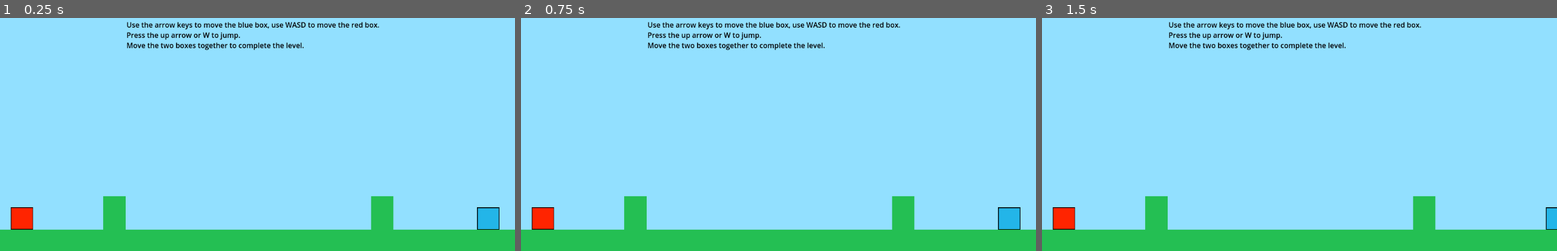
Above: before the commit, frames 1-3 (left to right).
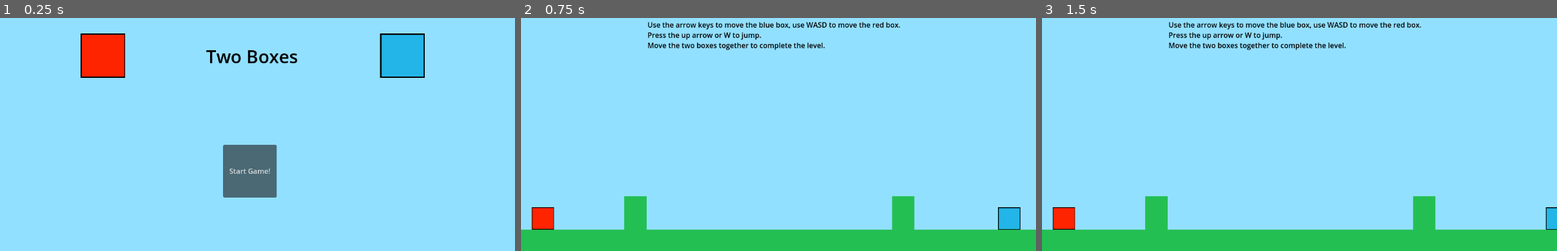
Above: after the commit, the same moments.

Repository: redguy999/Two-Boxes
Game: Godot game, scene res://title_screen.tscn
The game is run twice, just before and just after one commit, with the same random seed, the same clock (stepped at 60 frames per second) and the same inputs. Before the commit the project starts from res://level_1.tscn.
Inputs (mouse positions are in pixels of both pictures, inside the frame that each line leads up to):
- Up to frame 1 (0.25 s): no input
- Up to frame 2 (0.75 s): click (773, 171) at 0.5 s, where only the run after the commit has a clickable "Start Game!"
- Up to frame 3 (1.5 s): tap Enter at 1.25 s; hold Right (ui_right) from 1.28 s (still down)

The runs differ from the first frame. In frame 1, 19% of the frame differs, in the area x 0-100%, y 1-100%; in frame 2, nothing differs; in frame 3, nothing differs.

Commit message:
Final version for jam

Diff:
--- a/Door.gd
+++ b/Door.gd
@@ -13,7 +13,6 @@
 
 func _on_button_1_body_entered(body):
 	var hold = self.find_child("CollisionShape2D")
-	print(hold)
 	hold.set_deferred("disabled",true)
 	self.set_deferred("visible",false)
 
--- a/Main.gd
+++ b/Main.gd
@@ -16,6 +16,13 @@
 
 func nextLevel():
 	if(levelOrder[-1] in get_tree().current_scene.scene_file_path):
+		for child in self.get_children():
+			if(child.name=="EndScreen"):
+				child.set_deferred("visible",true)
+				get_tree().current_scene.call_deferred("remove_child",get_tree().current_scene.get_child(0))
+				#That should be World
+				get_tree().current_scene.get_child(0).set_deferred("visible",false)
+				#And that should be the text.
 		return#Go to Win Screen or something, just make sure the line after this doesn't run once implmented.
 		#Alternatively you just have the win screen be the last level in levelOrder
 	get_tree().change_scene_to_file(levelOrder[levelNum]+".tscn")
--- a/level_3.tscn
+++ b/level_3.tscn
@@ -231,6 +231,40 @@
 text = "Each button will open a door while one of the boxes stands on said button."
 scroll_active = false
 
+[node name="EndScreen" type="Node2D" parent="."]
+editor_description = "The classic solution to making something appear, put it behind everything so it can't be seen, then move it."
+visible = false
+scale = Vector2(0.5, 0.5)
+
+[node name="Background" type="Sprite2D" parent="EndScreen"]
+position = Vector2(1132, 680)
+scale = Vector2(25, 25)
+texture = ExtResource("8_vtqna")
+
+[node name="Control" type="Control" parent="EndScreen"]
+layout_mode = 3
+anchors_preset = 0
+offset_right = 40.0
+offset_bottom = 40.0
+
+[node name="RichTextLabel" type="RichTextLabel" parent="EndScreen/Control"]
+layout_mode = 0
+offset_left = 712.0
+offset_top = 570.0
+offset_right = 1580.0
+offset_bottom = 664.0
+theme_override_colors/default_color = Color(0, 0, 0, 1)
+theme_override_font_sizes/normal_font_size = 50
+text = "You got the squares back together!"
+
+[node name="RichTextLabel2" type="RichTextLabel" parent="EndScreen/Control"]
+layout_mode = 0
+offset_left = 986.0
+offset_top = 1220.0
+offset_right = 1336.0
+offset_bottom = 1294.0
+text = "I was hoping to do more here but I had to throw this and the title screen together in a hour."
+
 [connection signal="body_entered" from="World/SquareR/Area2D" to="." method="_on_area_2d_body_entered"]
 [connection signal="body_entered" from="World/Button1" to="World/Door1" method="_on_button_1_body_entered"]
 [connection signal="body_exited" from="World/Button1" to="World/Door1" method="_on_button_1_body_exited"]
--- a/project.godot
+++ b/project.godot
@@ -11,6 +11,6 @@
 [application]
 
 config/name="Two Boxes"
-run/main_scene="res://level_1.tscn"
+run/main_scene="res://title_screen.tscn"
 config/features=PackedStringArray("4.1", "Forward Plus")
 config/icon="res://icon.svg"
--- /dev/null
+++ b/title_screen.gd
@@ -0,0 +1,16 @@
+extends Node
+
+
+# Called when the node enters the scene tree for the first time.
+func _ready():
+	pass # Replace with function body.
+
+
+# Called every frame. 'delta' is the elapsed time since the previous frame.
+func _process(delta):
+	pass
+
+
+func _on_button_button_down():
+	get_tree().change_scene_to_file("level_1.tscn")
+	pass # Replace with function body.
--- a/title_screen.tscn
+++ b/title_screen.tscn
@@ -1,9 +1,52 @@
-[gd_scene format=3 uid="uid://i04ampirpbvk"]
+[gd_scene load_steps=5 format=3 uid="uid://i04ampirpbvk"]
+
+[ext_resource type="Texture2D" uid="uid://bbvumvrywng0n" path="res://SkyColor.png" id="1_5ptml"]
+[ext_resource type="Script" path="res://title_screen.gd" id="1_47kig"]
+[ext_resource type="Texture2D" uid="uid://daxd2efbhn634" path="res://Square.png" id="2_pw33h"]
+[ext_resource type="Texture2D" uid="uid://dy7vnmbuion3" path="res://Untitled.png" id="3_w65bm"]
 
 [node name="Main" type="Node"]
+script = ExtResource("1_47kig")
+
+[node name="Sky" type="Sprite2D" parent="."]
+editor_description = "Z Index is set to -10 because it needs to be behind everthing."
+z_index = -10
+position = Vector2(1190, 695)
+scale = Vector2(24.8, 14.9)
+texture = ExtResource("1_5ptml")
 
 [node name="Control" type="Control" parent="."]
 layout_mode = 3
 anchors_preset = 0
-offset_right = 40.0
-offset_bottom = 40.0
+offset_right = 512.0
+offset_bottom = 274.0
+
+[node name="Button" type="Button" parent="Control"]
+layout_mode = 0
+offset_left = 499.0
+offset_top = 410.0
+offset_right = 619.0
+offset_bottom = 528.0
+text = "Start Game!"
+
+[node name="Title" type="RichTextLabel" parent="Control"]
+layout_mode = 0
+offset_left = 461.0
+offset_top = 184.0
+offset_right = 679.0
+offset_bottom = 245.0
+theme_override_colors/default_color = Color(0, 0, 0, 1)
+theme_override_font_sizes/normal_font_size = 40
+text = "Two Boxes"
+scroll_active = false
+deselect_on_focus_loss_enabled = false
+
+[node name="redSquare" type="Sprite2D" parent="."]
+position = Vector2(230, 210)
+texture = ExtResource("2_pw33h")
+
+[node name="blueSquare" type="Sprite2D" parent="."]
+position = Vector2(900, 210)
+texture = ExtResource("3_w65bm")
+
+[connection signal="button_down" from="Control/Button" to="." method="_on_button_button_down"]
